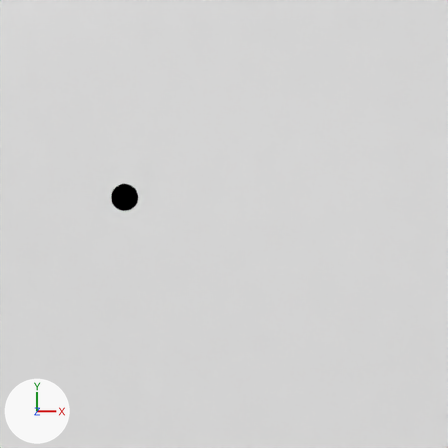
The Blender file BlenderResource/baseAnim.blend: old version first, new version second.
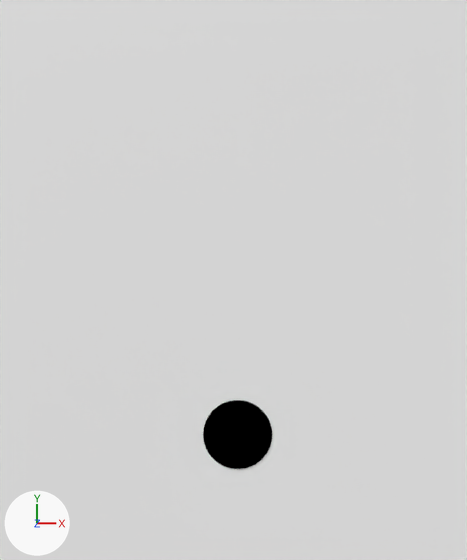
Each version is shown from the file's camera 'Camera', then close up on the part from 7% to 48% of the width and 6% to 55% of the height. The lights are fixed; the arrows at lower left show +X, +Y and +Z.
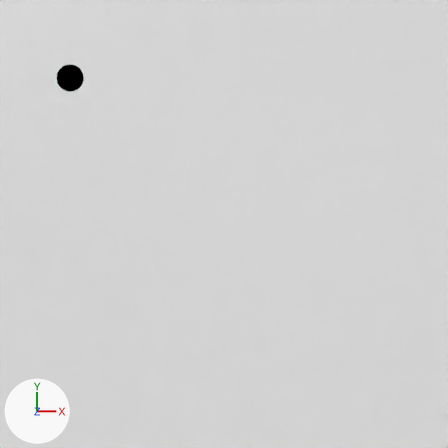
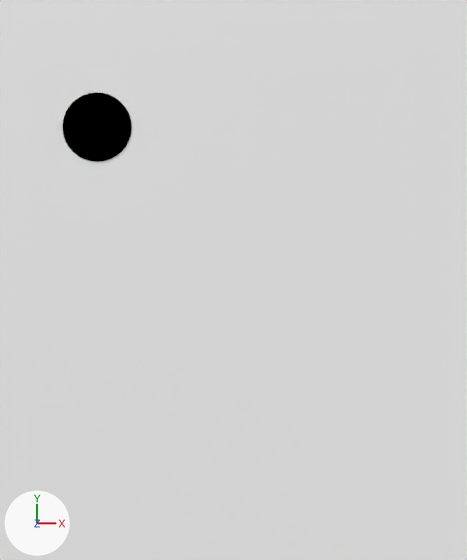
Where the change shows, as pixel boxes (x1, y1, x2, y2) in the close-ups (467 x 560 px):
'Cylinder', moved
    before: (203, 400, 272, 469)
    after: (63, 93, 132, 162)

The edits, one by one:
Object 'Cylinder' (ob_cylinder) moves from (-2.229, 0.598, 0.0) to (-3.454, 3.277, 0.0).
